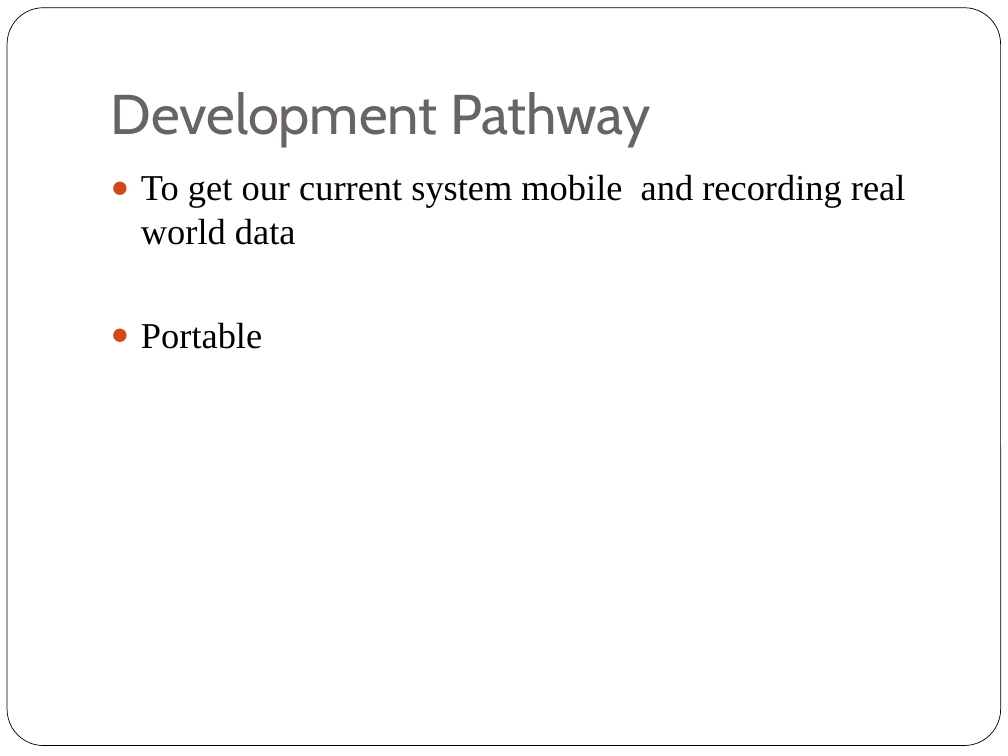
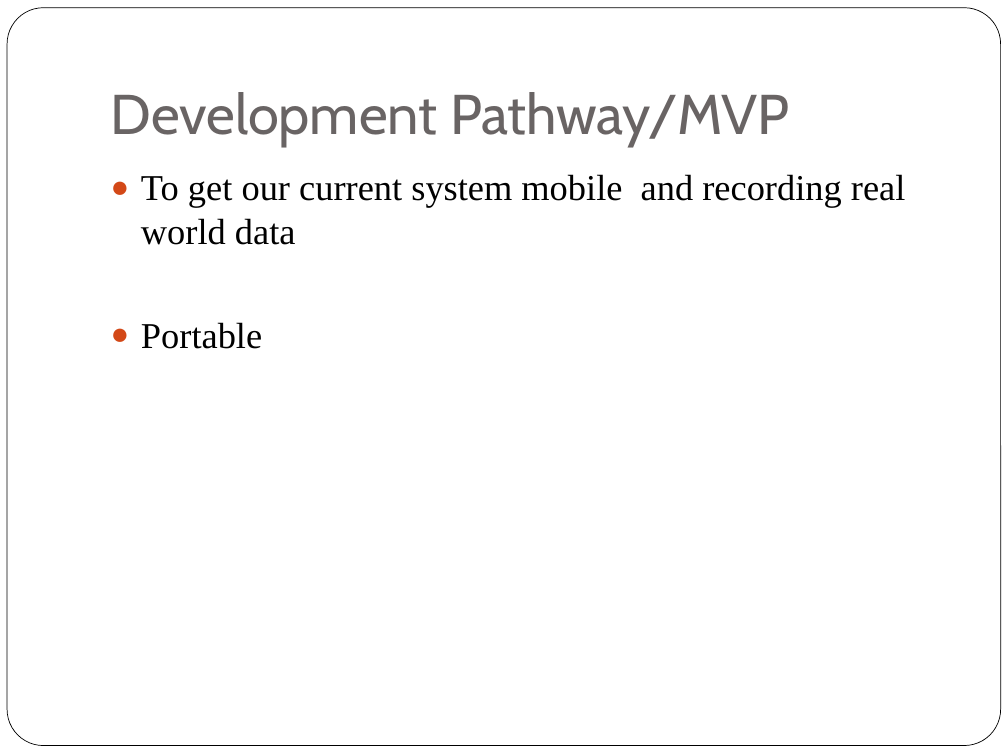
Before and after one commit to unverferthz/Project-2015, a slide deck: slide 11 of CZ Technical Defence.pptx. Drawn at 1008x756 pixels with LibreOffice and Linux fonts; fonts in the diff are those of the drawing. Boxes give left, top, right and bottom in pixels: in the first picture for what was removed or moved away, otherwise in the second. Text is boxed around its words. In the diff, an @@ line names an element or a change of style, - is before the commit and + after.

```diff
--- a/CZ Technical Defence.pptx
+++ b/CZ Technical Defence.pptx
@@ title at bbox=[111, 92, 790, 147]: text changed @@
-Development Pathway
+Development Pathway/MVP
```
Also in this commit, not shown: 2 other slides changed.
